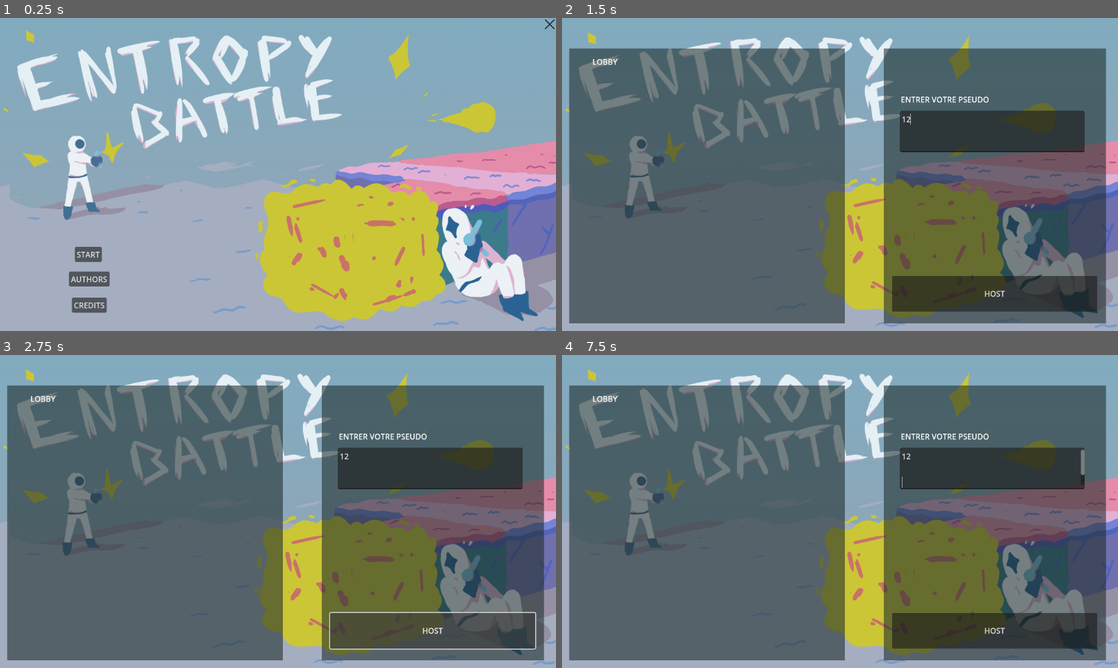
Above: before the commit, frames 1-4 (two rows, left to right).
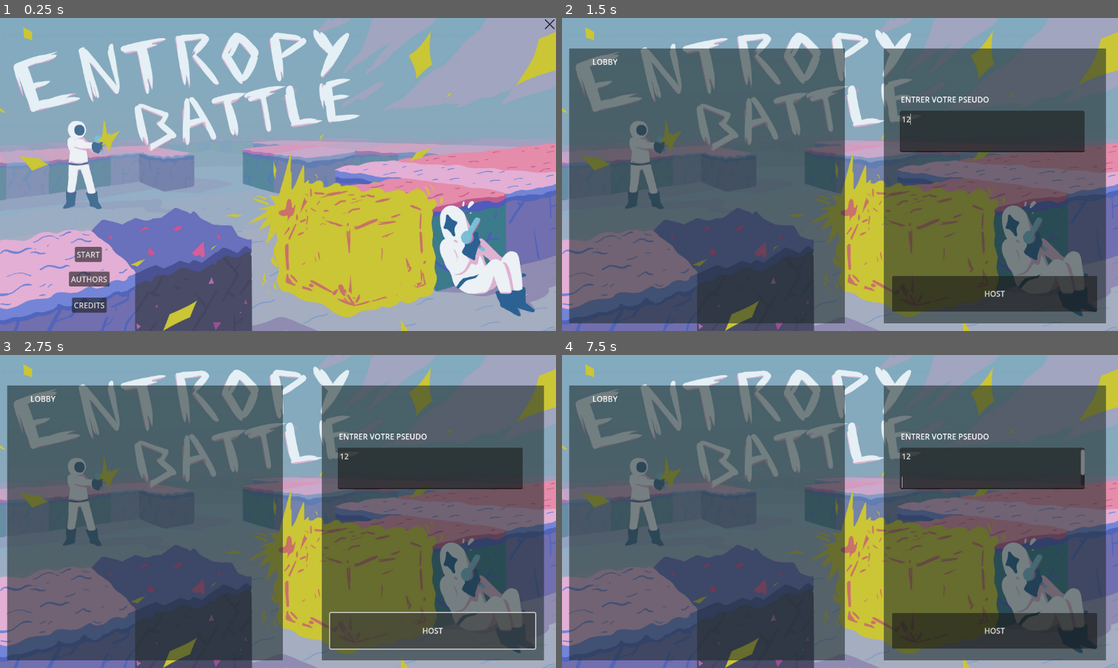
Above: after the commit, the same moments.

Repository: ParisRomane/Scientific_game_jam
Game: Godot game, scene res://scenes/concrete_scenes/entropy_battle.tscn
The game is run twice, just before and just after one commit, with the same random seed, the same clock (stepped at 60 frames per second) and the same inputs.
Inputs (mouse positions are in pixels of both pictures, inside the frame that each line leads up to):
- Up to frame 1 (0.25 s): no input
- Up to frame 2 (1.5 s): click "START" at 0.5 s; click (990, 130) at 1.27 s; type "12" at 1.35 s
- Up to frame 3 (2.75 s): click "HOST" at 2 s
- Up to frame 4 (7.5 s): move the mouse to (962, 495) at 2.77 s; press the mouse at (962, 495) at 2.78 s; hold Right (ui_right) 2.78-3.53 s; move the mouse to (728, 527) at 3.52 s; release the mouse at (728, 527) at 3.53 s; hold Down (ui_down) 3.53-4.28 s; click (728, 527) at 3.6 s; move the mouse to (895, 442) at 4.27 s; press the mouse at (895, 442) at 4.28 s; hold Right (ui_right) 4.28-5.03 s; move the mouse to (812, 574) at 5.02 s; release the mouse at (812, 574) at 5.03 s; hold Up (ui_up) 5.03-5.78 s; click (812, 574) at 5.1 s; tap Enter at 5.75, 7.25 s; move the mouse to (1006, 558) at 5.77 s; press the mouse at (1006, 558) at 5.78 s; hold Left (ui_left) 5.78-7.28 s; tap Space (ui_select) at 6.02, 6.5, 6.77 s; move the mouse to (673, 464) at 6.52 s; release the mouse at (673, 464) at 6.53 s; click (673, 464) at 6.6 s; move the mouse to (867, 511) at 7.27 s; press the mouse at (867, 511) at 7.28 s; hold Down (ui_down) from 7.28 s (still down)

The runs differ from the first frame. In frame 1, 45% of the frame differs, in the area x 0-100%, y 0-100%; in frame 2, 31%; in frame 3, 31%; in frame 4, 31%.

Commit message:
Updated background lobby image

Diff:
--- a/scenes/concrete_scenes/entropy_battle.tscn
+++ b/scenes/concrete_scenes/entropy_battle.tscn
@@ -4,7 +4,7 @@
 [ext_resource type="Texture2D" uid="uid://dagdecrokfe5u" path="res://assets/component/cross.png" id="2_3mefc"]
 [ext_resource type="Texture2D" uid="uid://d37algrwcwy84" path="res://assets/ui/authors.png" id="3_1f0j1"]
 [ext_resource type="Texture2D" uid="uid://bqvd4kkaaugp2" path="res://assets/ui/credits.png" id="4_w25fc"]
-[ext_resource type="Texture2D" uid="uid://ckaygaphbju0" path="res://assets/entropybattle.png" id="5_doj02"]
+[ext_resource type="Texture2D" uid="uid://cx4krf01d5j52" path="res://assets/entropybattle.jpg" id="5_jftpe"]
 [ext_resource type="AudioStream" uid="uid://cv8ylthitehol" path="res://assets/son/lobby.mp3" id="6_uhp5n"]
 [ext_resource type="AudioStream" uid="uid://rxcso4ka1kqm" path="res://assets/son/bip_accept.wav" id="7_p4y8e"]
 [ext_resource type="AudioStream" uid="uid://dnc0pu7j315qb" path="res://assets/son/bip_cancel.wav" id="8_u76c1"]
@@ -56,9 +56,9 @@
 [node name="menu" type="Node2D" parent="."]
 
 [node name="menu_sprite" type="Sprite2D" parent="menu"]
-position = Vector2(576.5, 325.75)
-scale = Vector2(0.606771, 0.615278)
-texture = ExtResource("5_doj02")
+position = Vector2(576, 324)
+scale = Vector2(0.384, 0.383886)
+texture = ExtResource("5_jftpe")
 
 [node name="exit" type="TextureButton" parent="menu"]
 z_index = 3
--- a/scenes/concrete_scenes/lobby.tscn
+++ b/scenes/concrete_scenes/lobby.tscn
@@ -1,7 +1,7 @@
 [gd_scene load_steps=3 format=3 uid="uid://wo1m80vbt3sf"]
 
 [ext_resource type="Script" path="res://scripts/lobby.gd" id="1_u40bm"]
-[ext_resource type="Texture2D" uid="uid://2ecxxlopu3c1" path="res://assets/entropybattle.png" id="2_rx7xx"]
+[ext_resource type="Texture2D" uid="uid://cx4krf01d5j52" path="res://assets/entropybattle.jpg" id="2_5ycx1"]
 
 [node name="Game" type="Node2D"]
 script = ExtResource("1_u40bm")
@@ -9,9 +9,9 @@
 [node name="Lobby" type="Node2D" parent="."]
 
 [node name="Entropybattle" type="Sprite2D" parent="Lobby"]
-position = Vector2(574.25, 324.75)
-scale = Vector2(0.604948, 0.605093)
-texture = ExtResource("2_rx7xx")
+position = Vector2(576, 324)
+scale = Vector2(0.384, 0.383886)
+texture = ExtResource("2_5ycx1")
 
 [node name="lobby_L" type="Control" parent="Lobby"]
 layout_mode = 3
Binary file added: assets/entropybattle.jpg
Binary file removed: assets/entropybattle.png
